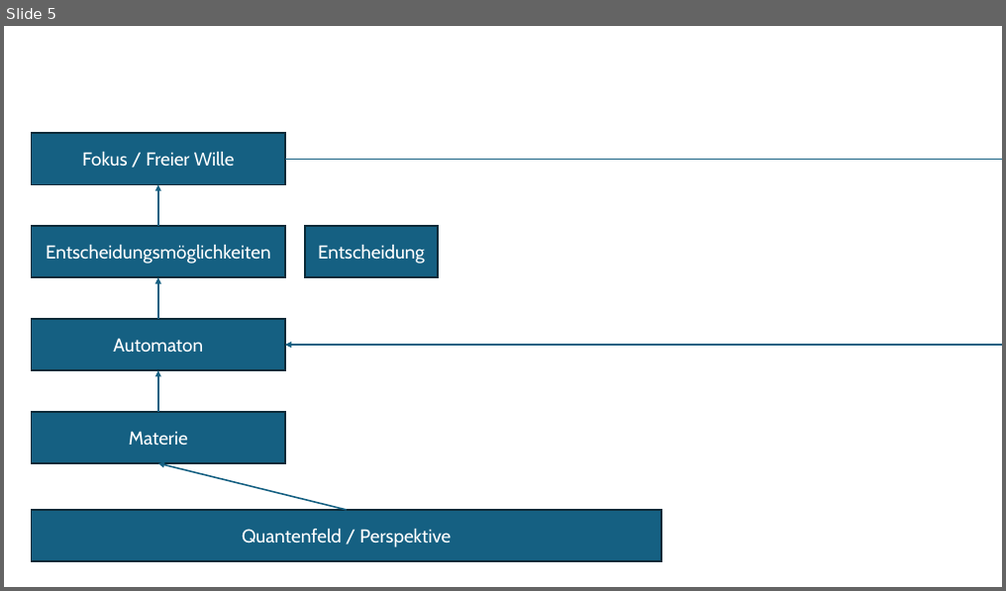
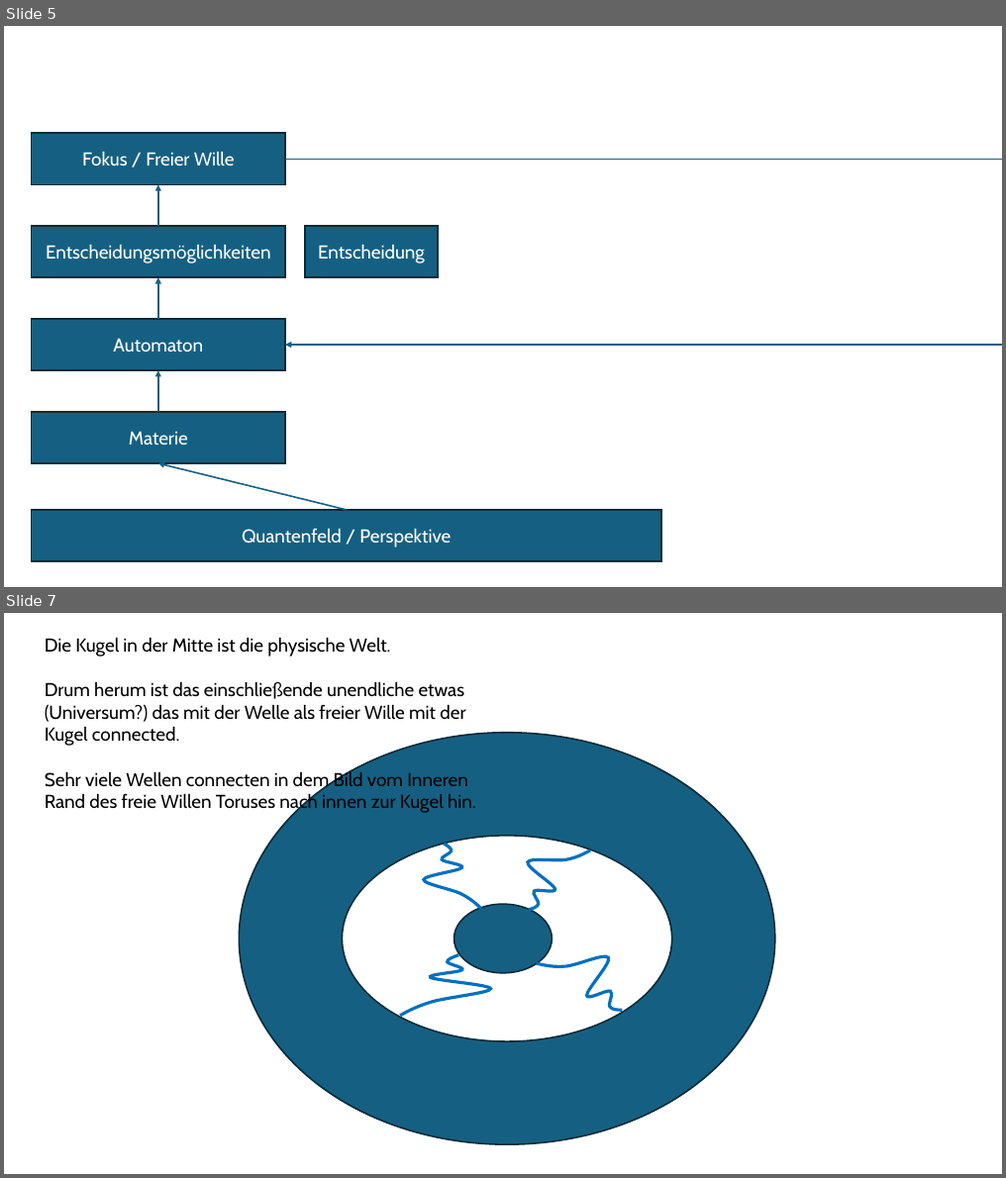
Before and after one commit to TripBuddy81/TripBuddy, a slide deck: media/ideas/Alpha and Omega.pptx. Shown one above the other, each under a label of ours: slide 5 before the commit, slides 5 and 7 after it; the slides between them are not shown. The pictures are 1006x591 and 1006x1178 pixels, drawn with LibreOffice and Linux fonts; fonts in the diff are those of the drawing. Boxes give left, top, right and bottom in pixels: in the first picture for what was removed or moved away, otherwise in the second. Text is boxed around its words. In the diff, an @@ line names an element or a change of style, - is before the commit and + after.

```diff
--- a/media/ideas/Alpha and Omega.pptx
+++ b/media/ideas/Alpha and Omega.pptx
@@ slide 7 added at box(4, 613, 1002, 1174), background #FFFFFF @@
@@ text added at box(45, 637, 476, 814), 18 pt, text #000000 @@
+Die Kugel in der Mitte ist die physische Welt.
+Drum herum ist das einschließende unendliche etwas (Universum?) das mit der Welle als freier Wille mit der Kugel connected.
+Sehr viele Wellen connecten in dem Bild vom Inneren Rand des freie Willen Toruses nach innen zur Kugel hin.
@@ donut added at box(239, 733, 775, 1146), fill #156082, outline #092A39 1.5 pt @@
@@ freeform shape added at box(424, 844, 481, 909), outline #0070C0 3 pt @@
@@ freeform shape added at box(512, 831, 591, 923), outline #0070C0 3 pt @@
@@ ellipse added at box(453, 904, 552, 973), fill #156082, outline #092A39 1.5 pt @@
@@ freeform shape added at box(537, 927, 639, 1034), outline #0070C0 3 pt @@
@@ freeform shape added at box(400, 956, 491, 1016), outline #0070C0 3 pt @@
```
Also in this commit, not shown: 1 slide changed, 1 other slide added, 2 other files.
